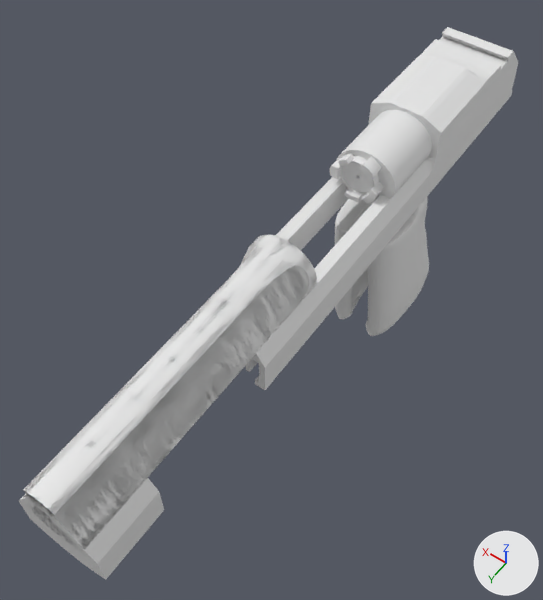
A saved change to the Blender file DesertEagle_01v03.blend.
Both versions are drawn from a camera (50 mm lens) standing at (-1.49, 0.95, 5.03) and looking at (0.26, -1.5, 1.19). The axes (+X, +Y, +Z) are drawn at lower right. The lights are the same throughout.

Names of what the first picture shows: 'BackCylinder', 'Cylinder', 'FrontCylinder', 'Plane', 'Up'.
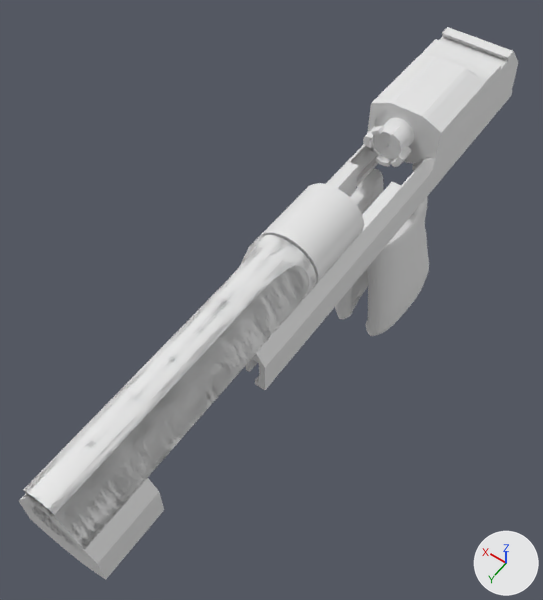
Commit message: Upper hole finished

The edits, one by one:
me_cylinder is used by ob_cylinder; location (0.0, 0.0, 0.0).
me_cylinder had 428 vertices, 398 faces and spanned x -0.131..0.192, y -2.257..-1.995, z 1.823..2.125.
me_cylinder now has 428 vertices, 398 faces and spans x -0.14..0.14, y -0.08..0.113, z -0.131..0.131.
me_cylinder part 1: 428 of 428 vertices moved; they spanned x -0.131..0.192, y -2.257..-1.995, z 1.823..2.125 and now span x -0.14..0.14, y -0.08..0.113, z -0.131..0.131; mean shift (-0.03, 2.125, -1.973); largest move (0.024, -2.257, 2.089) -> (-0.006, -0.08, 0.1).
me_cube_006 is used by ob_up; location (0.0, -0.818, 0.0).
me_cube_006 had 426 vertices, 400 faces and spanned x 0.0..0.24, y -3.02..0.08, z 1.57..2.16.
me_cube_006 now has 399 vertices, 360 faces and spans x 0.0..0.24, y -3.02..0.08, z 1.57..2.16.
Part 2, on me_cube_006:
62 vertices are removed from x 0.0..0.24, y -2.93..-1.64, z 1.8..2.11.
82 faces are deleted.
5 vertices move from x 0.1..0.21, y -1.72, z 1.89..2.11 to x 0.06..0.22, y -1.72, z 1.89..2.15.
35 vertices are added at x 0.0..0.24, y -1.72..-1.7, z 1.76..2.15.
42 new faces join them.
Mesh me_cylinder_005_1 is new.
It is a 20-sided cylinder along y spanning x -0.207..0.207, y -0.232..0.232, z -0.189..0.189.
Object 'Cylinder' (ob_cylinder) moves from (0.0, 0.0, 0.0) to (0.031, -2.46, 1.974).
Object 'BackCylinder' (ob_backcylinder) is deleted.
Object 'CircleBase' (ob_circlebase) is new; it shows me_cylinder_005_1.
Its location is (0.0, -1.506, 1.95).
It gains a SUBSURF modifier named 'Subsurf'.

Boxes [x1, y1, x2, y2] around the edits, measured in the pictures (543 x 600 px):
'CircleBase', added
    after: [259, 183, 364, 285]
'BackCylinder', deleted
    before: [337, 110, 432, 203]
'Cylinder', reshaped, moved
    before: [330, 154, 384, 203]
    after: [363, 118, 414, 167]
part 2 of me_cube_006, cut back
    before: [308, 103, 442, 231]
    after: [327, 103, 442, 231]
